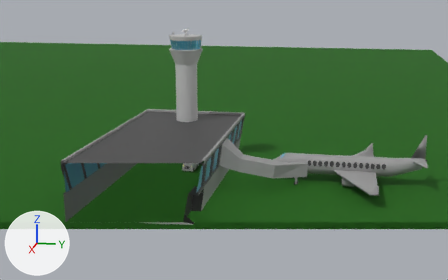
An edit to the Blender file scene.blend, drawn before and after from the same camera.
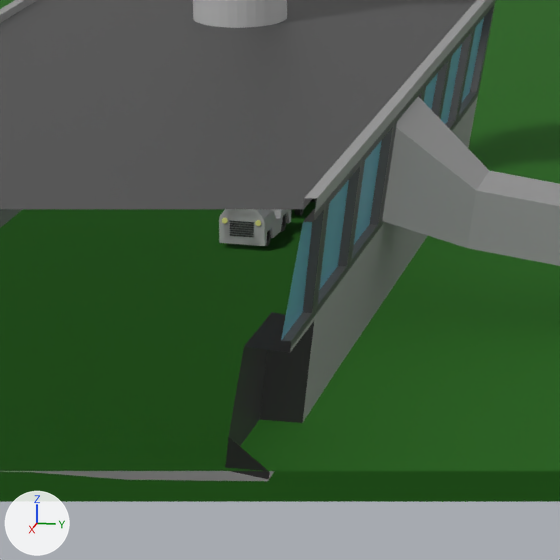
Each version is shown whole from a 50 mm camera at (23.22, 11.18, 3.69) aimed at (12.96, 9.13, 1.13), then close up on the part from 30% to 58% of the width and 41% to 87% of the height. Arrows for +X, +Y and +Z are at lower left; the lights stay in place. Everything nearer to the camera than a plane just in front of the edit is cut away.

The first close-up shows 'AirportControlTower', 'AirportTerminal', 'BaggageCart', 'BaggageTractor', 'Ground'.
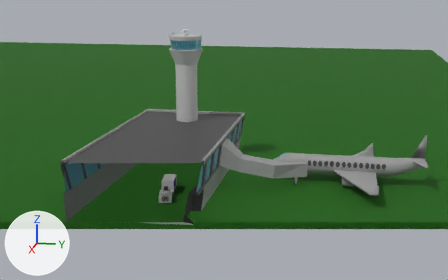
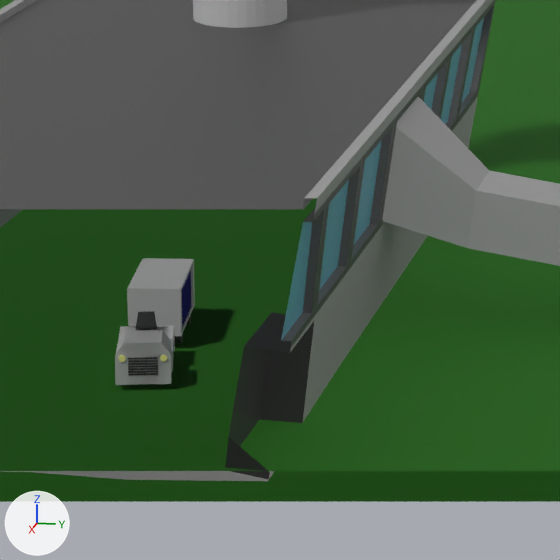
Pixel boxes (x1, y1, x2, y2) of what changed, in the close-ups (560 x 560 px):
'BaggageTractor', moved, turned
    before: (219, 209, 291, 246)
    after: (115, 311, 175, 385)
'BaggageCart', moved, turned
    before: (294, 198, 317, 216)
    after: (127, 258, 195, 343)

Patch to the scene script:
```diff
--- a/scene.blend.py
+++ b/scene.blend.py
@@ ob_baggagetractor @@
 ob_baggagetractor = bpy.data.objects.new('BaggageTractor', me_cube_009)
-ob_baggagetractor.location = (11.319, 8.096, 0.151)
-ob_baggagetractor.rotation_euler = (0.000848, -0.000159, -1.627)  # degrees (0, 0, -93)
+ob_baggagetractor.location = (13.253, 8.145, 0.152)
+ob_baggagetractor.rotation_euler = (-0.00038, -0.00043, -1.323)  # degrees (0, 0, -76)
@@ ob_baggagecart @@
 ob_baggagecart = bpy.data.objects.new('BaggageCart', me_cube_012)
-ob_baggagecart.location = (11.028, 8.113, 0.15)
-ob_baggagecart.rotation_euler = (0.000774, -0.000131, -1.628)  # degrees (0, 0, -93)
+ob_baggagecart.location = (13.0, 8.1, 0.152)
+ob_baggagecart.rotation_euler = (0.000121, -0.000416, -1.432)  # degrees (0, 0, -82)
```
